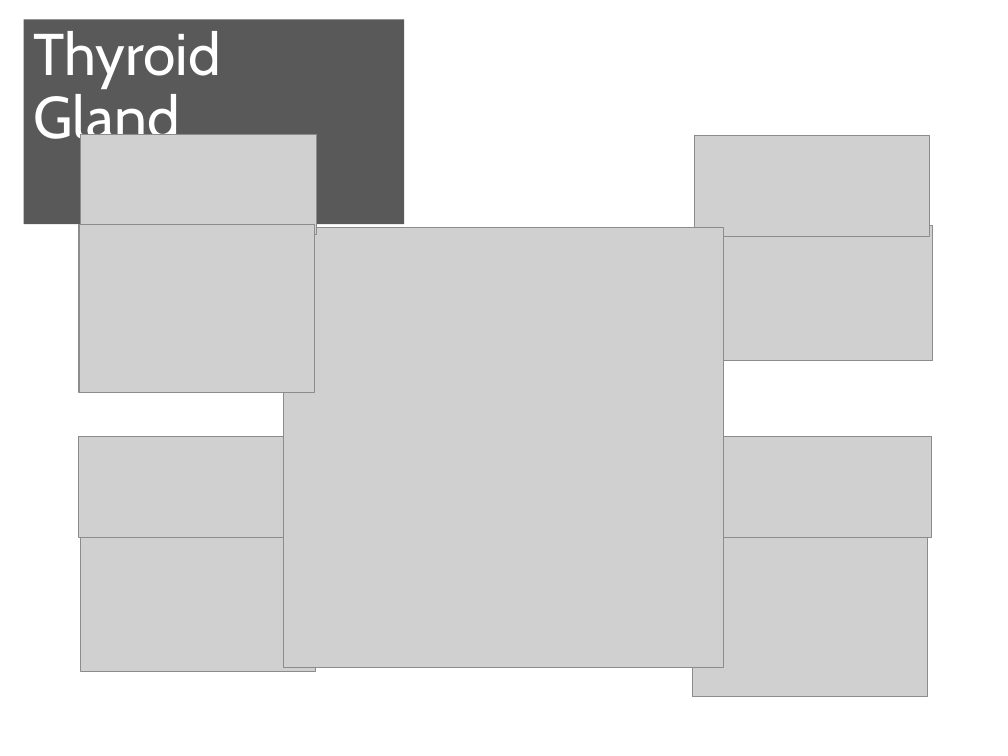
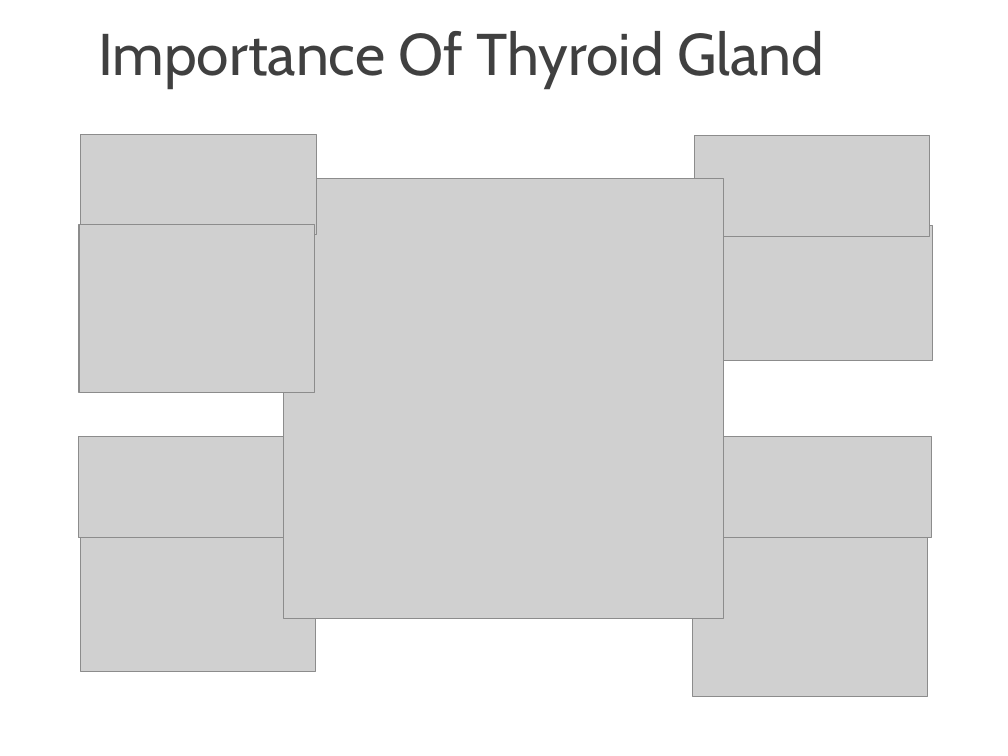
Before and after one commit to josh-dcosta/pjas-thyroid, a slide deck: slide 2 of presentation/Thyroid_Cancer_Recurrence_Presentation.pptx. Drawn at 1008x756 pixels with LibreOffice and Linux fonts; fonts in the diff are those of the drawing; grey boxes stand for pictures. Boxes give left, top, right and bottom in pixels: in the first picture for what was removed or moved away, otherwise in the second. Text is boxed around its words. In the diff, an @@ line names an element or a change of style, - is before the commit and + after.

```diff
--- a/presentation/Thyroid_Cancer_Recurrence_Presentation.pptx
+++ b/presentation/Thyroid_Cancer_Recurrence_Presentation.pptx
@@ title "Importance Of Thyroid Gland": place and size @@
-title "Importance Of Thyroid Gland" at [24, 19, 404, 224]
+title "Importance Of Thyroid Gland" at [98, 31, 824, 87]
@@ title "Importance Of Thyroid Gland" at [98, 31, 824, 87]: fill #595959 to none @@
@@ title at [98, 31, 824, 87]: text changed; text colour #FFFFFF to #404040 @@
-Thyroid
-Gland
+Importance Of Thyroid Gland
@@ picture: place and size @@
-picture at [283, 228, 724, 668]
+picture at [283, 178, 724, 619]
```
Also in this commit, not shown: 13 other slides changed, 7 slides added, 4 slides removed.
